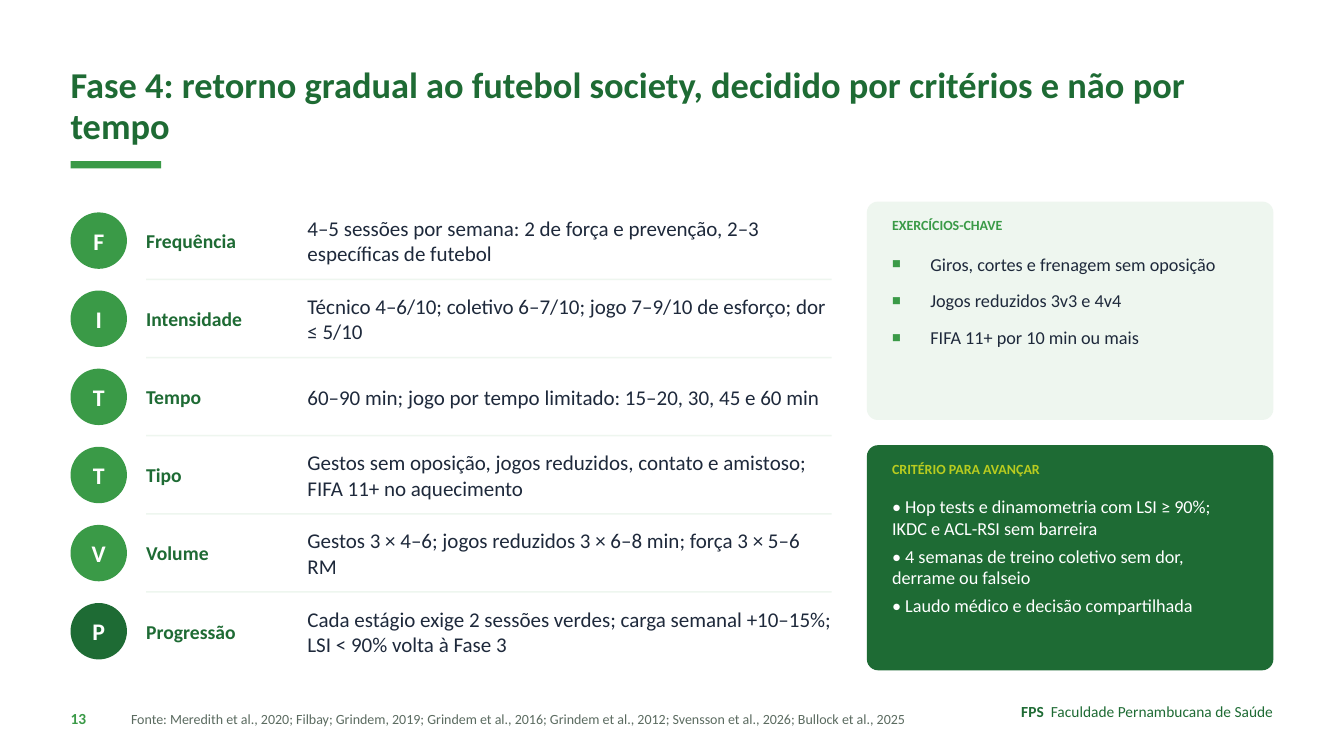
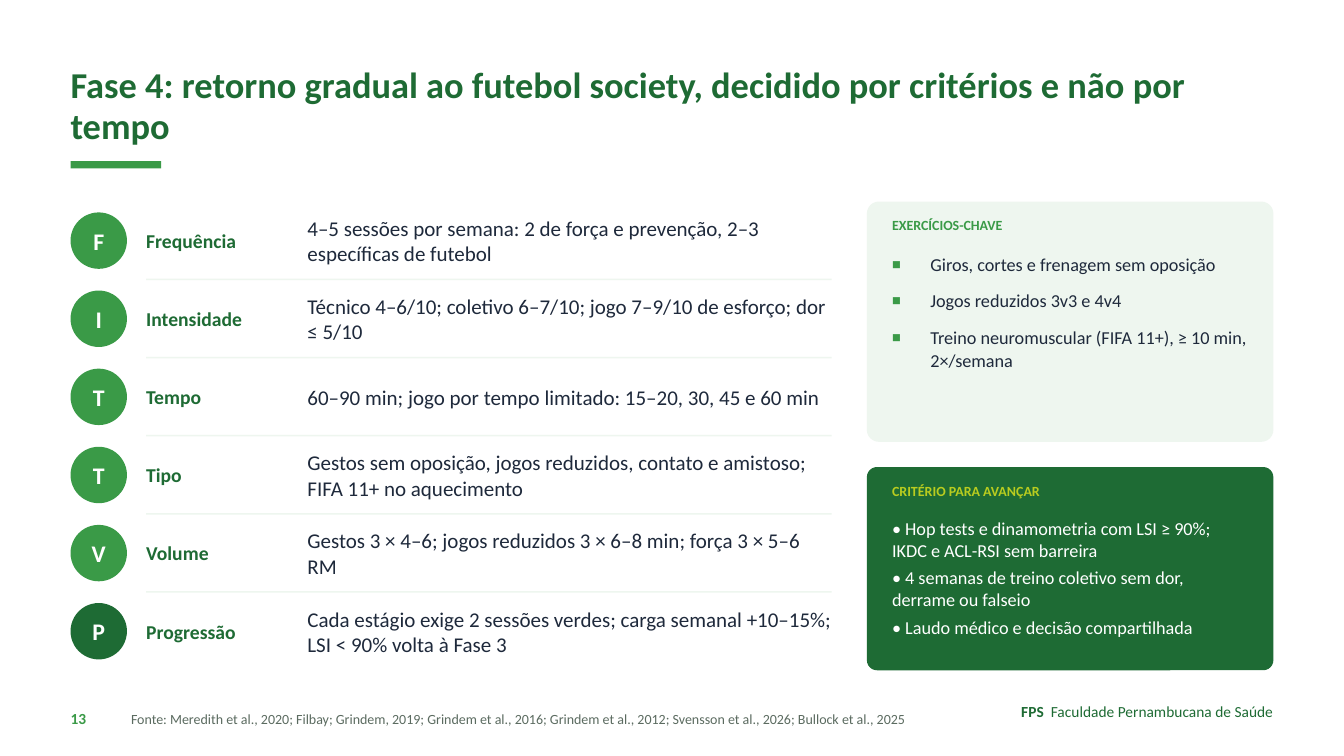
Before and after one commit to Institutomoraisandrade/CRM, a slide deck: slide 13 of trabalho-fps/trabalhos/2026-11-09-caso04-lca-lcm/apresentacao.pptx. Drawn at 1344x756 pixels with LibreOffice and Linux fonts; fonts in the diff are those of the drawing. Boxes give left, top, right and bottom in pixels: in the first picture for what was removed or moved away, otherwise in the second. Text is boxed around its words. In the diff, an @@ line names an element or a change of style, - is before the commit and + after.

```diff
--- a/trabalho-fps/trabalhos/2026-11-09-caso04-lca-lcm/apresentacao.pptx
+++ b/trabalho-fps/trabalhos/2026-11-09-caso04-lca-lcm/apresentacao.pptx
@@ rounded rectangle: place and size @@
-rounded rectangle at [867, 202, 1273, 420]
+rounded rectangle at [867, 202, 1273, 442]
@@ text at [930, 331, 1247, 368]: text changed @@
-■ FIFA 11+ por 10 min ou mais
+■ Treino neuromuscular (FIFA 11+), ≥ 10 min, 2×/semana
@@ rounded rectangle: place and size @@
-rounded rectangle at [867, 446, 1273, 670]
+rounded rectangle at [867, 467, 1273, 670]
@@ text "CRITÉRIO PARA AVANÇAR": place and size @@
-text "CRITÉRIO PARA AVANÇAR" at [892, 462, 1040, 477]
+text "CRITÉRIO PARA AVANÇAR" at [892, 484, 1040, 499]
@@ text "• Hop tests e dinamometria ...": place and size @@
-text "• Hop tests e dinamometria ..." at [892, 500, 1210, 615]
+text "• Hop tests e dinamometria ..." at [892, 522, 1210, 637]
```
Also in this commit, not shown: 1 other slide changed, 10 other files.
